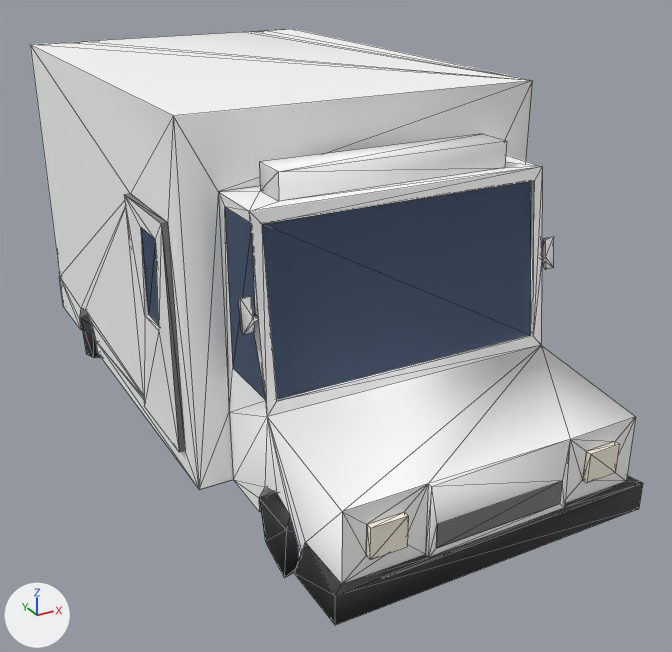
A saved change to the glTF model public/models/cars/ambulance-lo.glb.
The view is the same before and after, from a 50 mm camera at (-3.39, -6.9, 4.2) aimed at (0.19, -0.4, 0.95). Arrows for +X, +Y and +Z are at lower left; the lights stay in place. The first picture is the older version. Mesh edges are drawn as thin lines. Where no turn or scale is listed for an object, it has been applied to the vertices. Vertices at exactly the same position are counted once.

The first picture shows 'glass', 'light', 'paint', 'trim', 'tyre'.
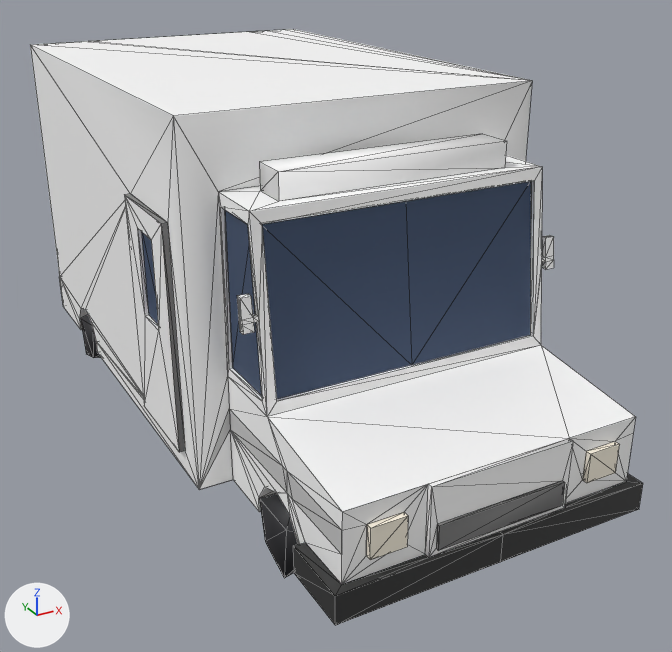
Pixel boxes [x1, y1, x2, y2] of what changed, in the pictures (672 x 652 px):
'glass', reshaped: before [141, 181, 531, 400]; after [141, 181, 531, 399]
'trim', reshaped: before [65, 194, 643, 625]; after [117, 194, 643, 625]
part 1 of me_glass, added (blue): after [262, 181, 531, 399]
part 2 of me_paint, built on: before [429, 183, 636, 503]; after [268, 183, 636, 511]
part 3 of me_paint, built on: before [199, 193, 267, 490]; after [125, 192, 367, 584]
part 4 of me_paint, built on: before [82, 31, 527, 80]; after [82, 29, 528, 80]
part 5 of me_trim, built on: before [65, 263, 643, 625]; after [229, 303, 643, 625]

What changed in the scene script:
```text
Change me_glass:
    used by ob_glass; location = (0.0, 0.52, 2.15)
    remove me_glass.from_pydata(...)  # 54 vertices, 40 faces; spans x -1.46..1.46, y -2.39..2.39, z -0.91..0.91
    add me_glass.from_pydata(...)  # 62 vertices, 48 faces; spans x -1.46..1.46, y -2.39..2.39, z -0.91..0.91
    me_glass part 1: 2 vertices added at x 0.0, y -2.38..-2.24, z -0.9..0.29
    other edits to the shape of me_glass do not show in these pictures
Change me_paint:
    used by ob_paint; location = (0.0, -0.03, 1.67)
    remove me_paint.from_pydata(...)  # 245 vertices, 381 faces; spans x -1.49..1.49, y -2.97..2.97, z -1.39..1.39
    add me_paint.from_pydata(...)  # 340 vertices, 563 faces; spans x -1.49..1.49, y -2.97..2.97, z -1.39..1.39
    me_paint part 2: 1 vertex moved from x 1.21, y -1.73, z 0.31 to x 1.21, y -1.72, z 0.33; 7 vertices removed from x 0.57..1.28, y -2.91..-1.2, z -0.8..0.31; 43 vertices added at x 0.57..1.49, y -2.93..-0.35, z -0.95..0.77
    me_paint part 3: 1 vertex moved from x -1.21, y -1.74, z 0.31 to x -1.21, y -1.73, z 0.33; 6 vertices removed from x -1.28..-1.17, y -1.8..-1.2, z -0.8..0.31; 43 vertices added at x -1.49..-1.17, y -2.9..-0.35, z -0.95..0.77
    me_paint part 4: 1 vertex moved within x -0.87, y 2.9, z 1.24; 11 vertices removed from x -1.31..1.3, y 2.89..2.92, z 1.24..1.39; 25 vertices added at x -1.32..1.31, y 2.9..2.97, z 0.66..1.39
    other edits to the shape of me_paint do not show in these pictures
Change me_trim:
    used by ob_trim; location = (0.0, 0.0, 1.44)
    remove me_trim.from_pydata(...)  # 79 vertices, 85 faces; spans x -1.49..1.49, y -3.0..3.0, z -1.16..1.16
    add me_trim.from_pydata(...)  # 104 vertices, 124 faces; spans x -1.49..1.49, y -3.0..3.0, z -1.16..1.16
    me_trim part 5
    2 vertices are removed from x -1.17..1.17, y -2.44, z -0.94
    37 faces are deleted
    27 vertices are added at x -1.32..1.31, y -3.0..3.0, z -1.16..-0.54
    76 new faces join them
```
